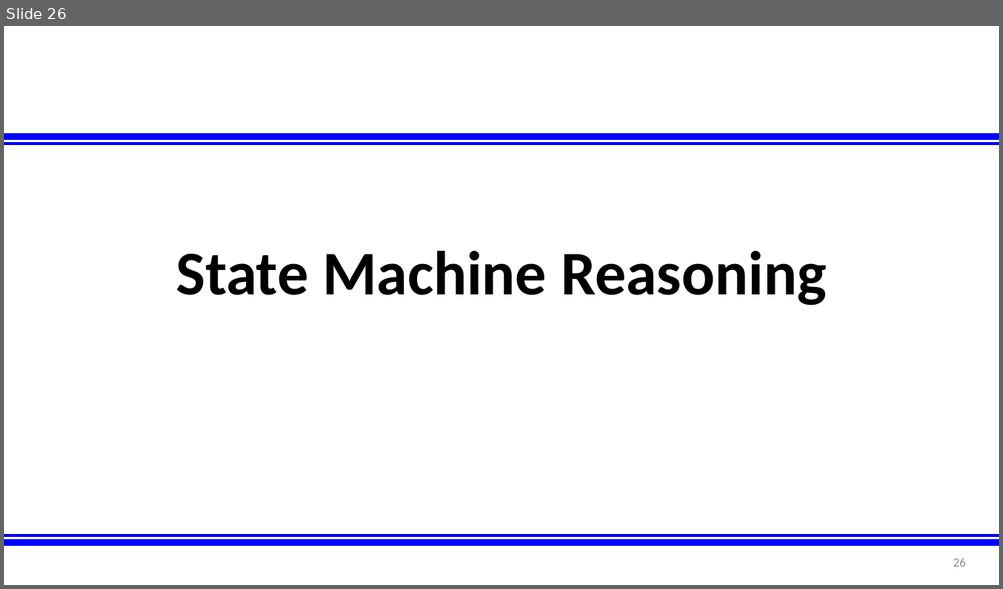
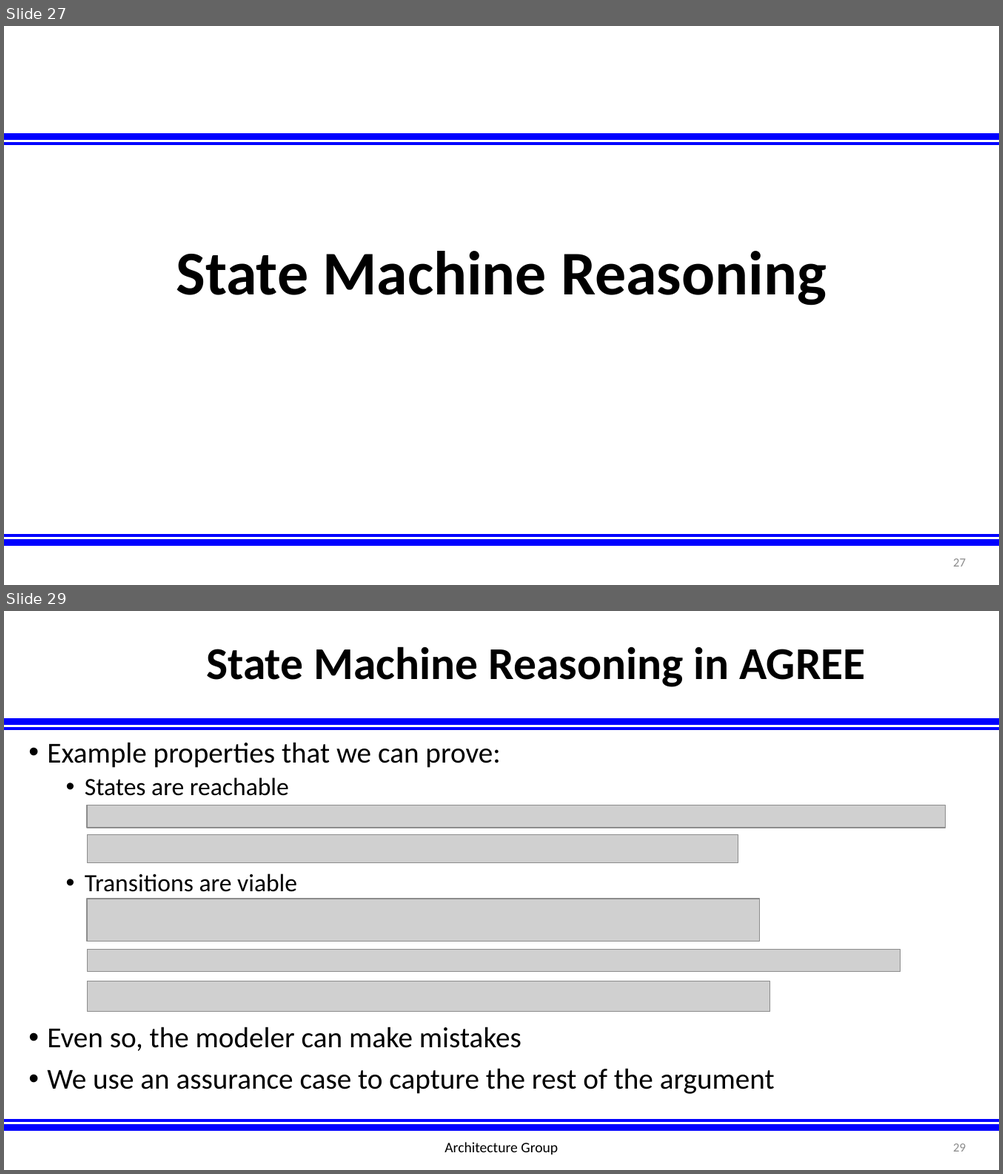
Before and after one commit to afrl-rq/OpenUxAS-SoI, a slide deck: presentations/S5_SoI_Architecture_Group.pptx. Shown one above the other, each under a label of ours: slide 26 before the commit, slides 27 and 29 after it; the slides between them are not shown. The pictures are 1003x589 and 1003x1174 pixels, drawn with LibreOffice and Linux fonts; fonts in the diff are those of the drawing; grey boxes stand for pictures; background and template pictures are left out. Boxes give left, top, right and bottom in pixels: in the first picture for what was removed or moved away, otherwise in the second. Text is boxed around its words. In the diff, an @@ line names an element or a change of style, - is before the commit and + after.

```diff
--- a/presentations/S5_SoI_Architecture_Group.pptx
+++ b/presentations/S5_SoI_Architecture_Group.pptx
@@ slide 29 added at [4, 611, 999, 1170], background #FFFFFF; not listed: 5 template elements that a slide beside it also shows @@
@@ title added at [206, 647, 865, 687], 44 pt, text #000000, bold @@
+State Machine Reasoning in AGREE
@@ text added at [47, 742, 774, 1094], 28 pt, text #000000 @@
+• Example properties that we can prove:
+  • States are reachable
+  • Transitions are viable
+• Even so, the modeler can make mistakes
+• We use an assurance case to capture the rest of the argument
@@ picture added at [87, 805, 945, 827] @@
@@ picture added at [87, 834, 737, 863] @@
@@ picture added at [87, 899, 760, 942] @@
@@ picture added at [87, 950, 900, 971] @@
@@ picture added at [87, 981, 769, 1011] @@
@@ text added at [444, 1142, 558, 1155], 14 pt, text #000000 @@
+Architecture Group
@@ what was slide 26 is now slide 27 @@
@@ page number at [953, 559, 965, 567]: text changed @@
-26
+27
```
Also in this commit, not shown: 1 slide changed, 2 other slides added, 1 slide removed.
